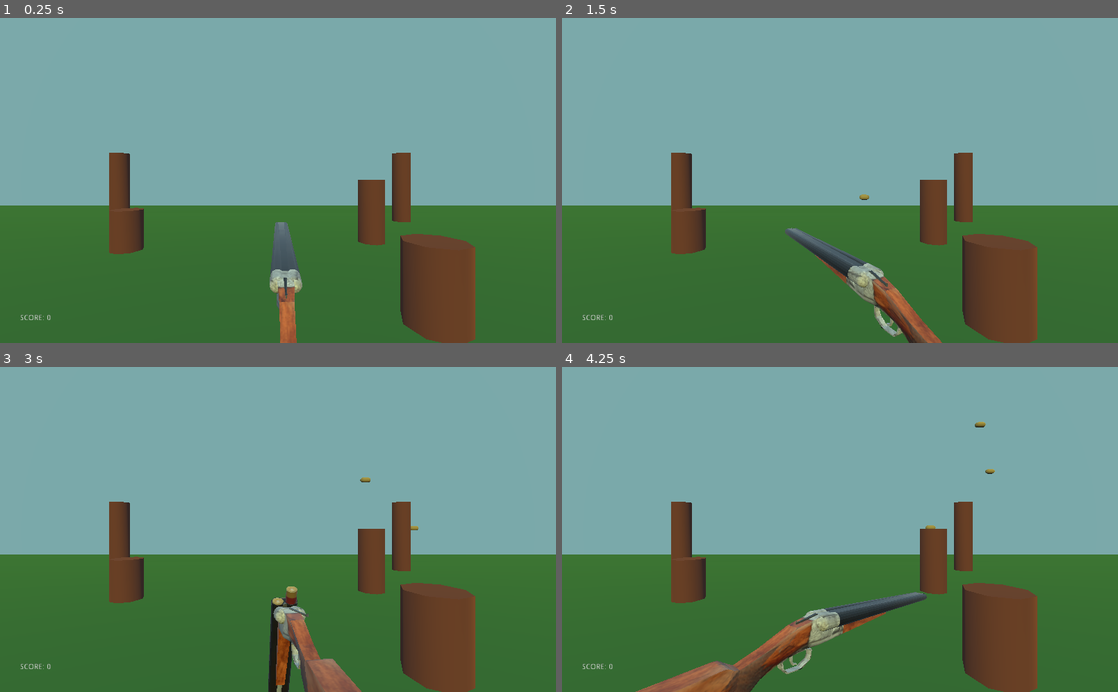
Above: before the commit, frames 1-4 (two rows, left to right).
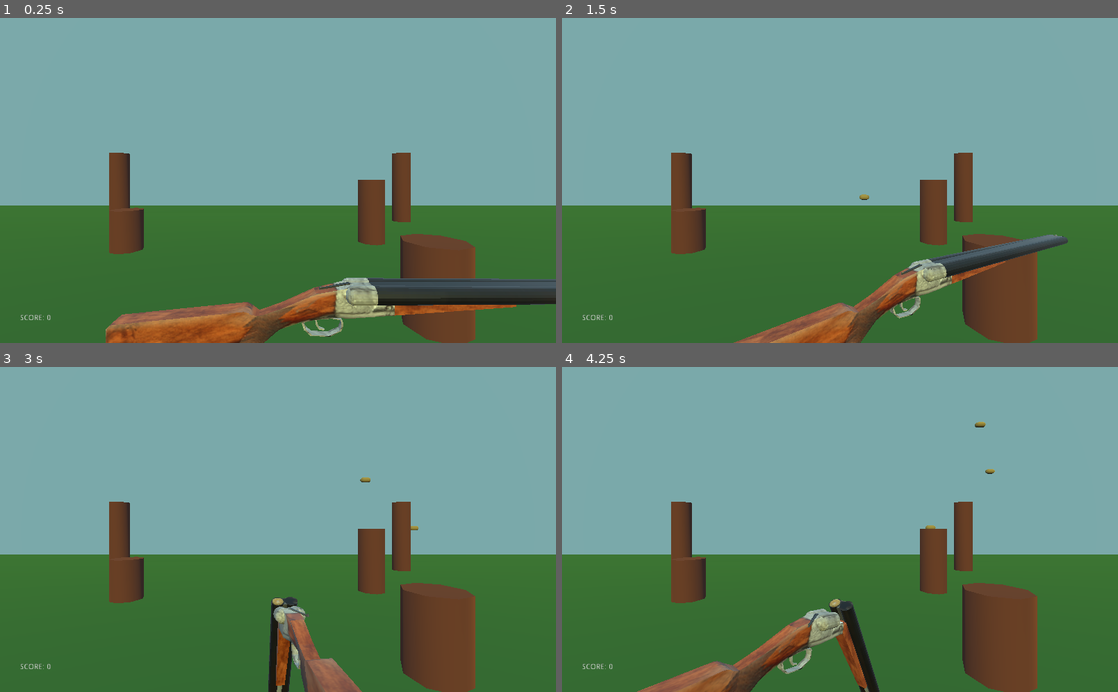
Above: after the commit, the same moments.

Repository: zMenta/CapsuleHunt3D
Game: Godot game, scene res://Main/Main.tscn
Two runs of this game, one before a commit and one after it. Both use one fixed random seed, a clock stepped at 60 frames per second and the inputs below.
Inputs (mouse positions are in pixels of both pictures, inside the frame that each line leads up to):
- Up to frame 1 (0.25 s): no input
- Up to frame 2 (1.5 s): tap Enter at 0.5 s; move the mouse to (962, 164) at 0.52 s; press the mouse at (962, 164) at 0.53 s; tap Space at 1.25 s; move the mouse to (728, 196) at 1.27 s; release the mouse at (728, 196) at 1.28 s; click (728, 196) at 1.35 s
- Up to frame 3 (3 s): tap Enter at 2 s; move the mouse to (333, 458) at 2.02 s; press the mouse at (333, 458) at 2.03 s; move the mouse to (250, 594) at 2.77 s; release the mouse at (250, 594) at 2.78 s; click (250, 594) at 2.85 s
- Up to frame 4 (4.25 s): move the mouse to (1006, 578) at 3.52 s; press the mouse at (1006, 578) at 3.53 s

The runs differ from the first frame. In frame 1, 9.4% of the frame differs, in the area x 19-100%, y 62-100%; in frame 2, 6.5%; in frame 3, 0.1%; in frame 4, 1.7%.

Commit message:
Basic Muzzle Flash

Diff:
--- a/DuckHunt3D/Level/Level.tscn
+++ b/DuckHunt3D/Level/Level.tscn
@@ -1,9 +1,8 @@
-[gd_scene load_steps=10 format=2]
+[gd_scene load_steps=9 format=2]
 
 [ext_resource path="res://Level/Level.gd" type="Script" id=2]
 [ext_resource path="res://Level/DuckSpawner.tscn" type="PackedScene" id=3]
 [ext_resource path="res://Player/DoubleBarrelShotgun.tscn" type="PackedScene" id=4]
-[ext_resource path="res://Player/Gun.gd" type="Script" id=5]
 
 [sub_resource type="SpatialMaterial" id=1]
 albedo_color = Color( 0.211765, 0.4, 0.184314, 1 )
@@ -92,8 +91,7 @@
 transform = Transform( 1, 0, 0, 0, 1, 0, 0, 0, 1, 0, 0.927162, 7.5818 )
 
 [node name="DoubleBarrelShotgun" parent="GunPivot" instance=ExtResource( 4 )]
-transform = Transform( -1.74846e-07, 0, 4, 0, 4, 0, -4, 0, -1.74846e-07, 0.2, 0.1, 0.6 )
-script = ExtResource( 5 )
+transform = Transform( 4, 0, 0, 0, 4, 0, 0, 0, 4, 0.2, 0.1, 0.6 )
 
 [node name="DuckSpawner" parent="." instance=ExtResource( 3 )]
 
--- a/DuckHunt3D/Player/DoubleBarrelShotgun.tscn
+++ b/DuckHunt3D/Player/DoubleBarrelShotgun.tscn
@@ -1,8 +1,9 @@
-[gd_scene load_steps=7 format=2]
+[gd_scene load_steps=9 format=2]
 
 [ext_resource path="res://Player/DoubleBarrelShotgun.glb" type="PackedScene" id=1]
 [ext_resource path="res://Player/BuckShot.tscn" type="PackedScene" id=2]
 [ext_resource path="res://Player/Gun.gd" type="Script" id=3]
+[ext_resource path="res://Player/Muzzle_Flash_1.png" type="Texture" id=4]
 [ext_resource path="res://Player/ShellParticles.tscn" type="PackedScene" id=5]
 
 [sub_resource type="Animation" id=1]
@@ -159,6 +160,22 @@
 "values": [ Vector3( -0.149526, -0.03824, 0.0512637 ), Vector3( -0.149526, -0.03824, 0.0512637 ), Vector3( -0.123714, -0.0378626, 0.0512637 ) ]
 }
 
+[sub_resource type="Animation" id=3]
+resource_name = "fire"
+length = 0.2
+tracks/0/type = "value"
+tracks/0/path = NodePath("Muzzle/MuzzleFlash:visible")
+tracks/0/interp = 1
+tracks/0/loop_wrap = true
+tracks/0/imported = false
+tracks/0/enabled = true
+tracks/0/keys = {
+"times": PoolRealArray( 0, 0.1 ),
+"transitions": PoolRealArray( 1, 1 ),
+"update": 1,
+"values": [ true, false ]
+}
+
 [node name="DoubleBarrelShotgun" instance=ExtResource( 1 )]
 script = ExtResource( 3 )
 
@@ -176,6 +193,29 @@
 
 [node name="Muzzle" type="Position3D" parent="." index="3"]
 transform = Transform( 1, 0, 0, 0, 1, 0, 0, 0, 1, 0.579743, 0.0841097, -0.0345379 )
+
+[node name="MuzzleFlash" type="Spatial" parent="Muzzle" index="0"]
+transform = Transform( 1, 0, 0, 0, 1, 0, 0, 0, 1, 0, -0.0244599, 0 )
+visible = false
+
+[node name="Sprite3D" type="Sprite3D" parent="Muzzle/MuzzleFlash" index="0"]
+transform = Transform( 0.1, 0, 0, 0, 0.1, 0, 0, 0, 0.1, 0.0938918, 0, 0 )
+texture = ExtResource( 4 )
+
+[node name="Sprite3D2" type="Sprite3D" parent="Muzzle/MuzzleFlash" index="1"]
+transform = Transform( 0.1, 0, 0, 0, -4.37114e-09, -0.1, 0, 0.1, -4.37114e-09, 0.0938918, 0, 3.72529e-09 )
+texture = ExtResource( 4 )
+
+[node name="Sprite3D3" type="Sprite3D" parent="Muzzle/MuzzleFlash" index="2"]
+transform = Transform( -4.37114e-09, 4.37114e-09, 0.1, 0.0575687, 1.09996e-16, 2.51641e-09, 0, 0.1, -4.37114e-09, -0.0101895, 0.0493736, 3.72529e-09 )
+texture = ExtResource( 4 )
+
+[node name="Sprite3D4" type="Sprite3D" parent="Muzzle/MuzzleFlash" index="3"]
+transform = Transform( -4.37114e-09, 4.37114e-09, 0.1, -0.0575687, 8.74228e-09, -2.51641e-09, -5.03282e-09, -0.1, 4.37114e-09, -0.0101895, -0.041844, 7.45058e-09 )
+texture = ExtResource( 4 )
+
+[node name="OmniLight" type="OmniLight" parent="Muzzle/MuzzleFlash" index="4"]
+light_color = Color( 1, 0.984314, 0.054902, 1 )
 
 [node name="Extraction" type="Position3D" parent="." index="4"]
 transform = Transform( 1, 0, 0, 0, 1, 0, 0, 0, 1, 0.095254, 0.0806133, -0.0390167 )
@@ -188,6 +228,7 @@
 [node name="AnimationPlayer" type="AnimationPlayer" parent="." index="6"]
 anims/RESET = SubResource( 1 )
 anims/Reload = SubResource( 2 )
+anims/fire = SubResource( 3 )
 
 [node name="ShellParticles" parent="." index="7" instance=ExtResource( 5 )]
 transform = Transform( 1, 0, 0, 0, 1, 0, 0, -1.94289e-16, 1, -0.0112, 0.0309441, -4.82365e-10 )
--- a/DuckHunt3D/Player/Gun.gd
+++ b/DuckHunt3D/Player/Gun.gd
@@ -11,6 +11,7 @@
 		if ammo > 0:
 			print("fired")
 			fire()
+			$AnimationPlayer.play("fire")
 			ammo -= 1
 		else:
 			reload()
Binary file added: DuckHunt3D/Player/Muzzle_Flash_1.png
Not shown, added: DuckHunt3D/Player/Muzzle_Flash_1.png.import
